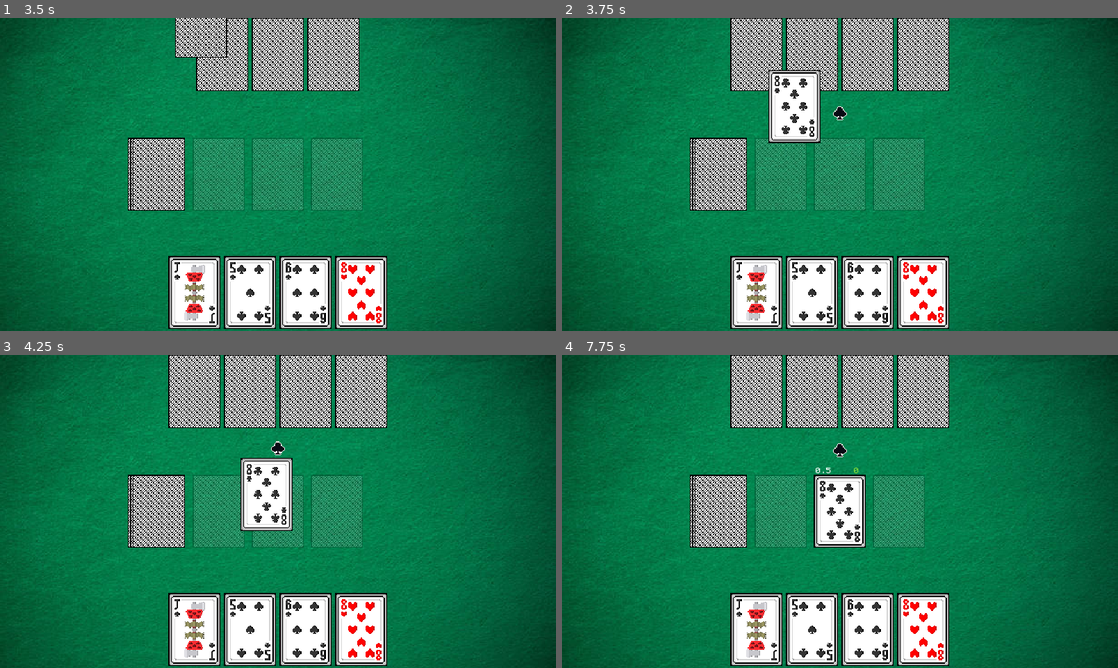
Above: before the commit, frames 1-4 (two rows, left to right).
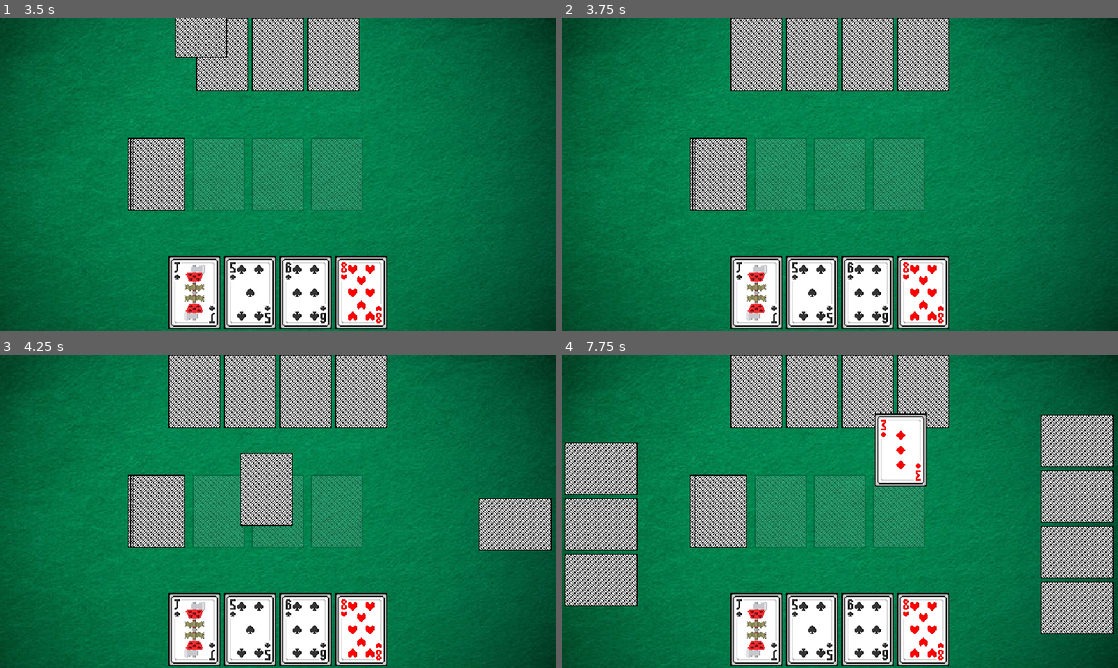
Above: after the commit, the same moments.

Repository: BananaHolograma/Veneno
Game: Godot game, scene res://scenes/playing_cards_table/playing_cards_table.tscn
The game is run twice, just before and just after one commit, with the same random seed, the same clock (stepped at 60 frames per second) and the same inputs. The project has no main scene, so this scene is started directly.
Inputs:
- Up to frame 1 (3.5 s): no input
- Up to frame 2 (3.75 s): no input
- Up to frame 3 (4.25 s): no input
- Up to frame 4 (7.75 s): tap Enter at 5.75 s

Frame 1 is identical in both runs. In frame 2, 2.1% of the frame differs, in the area x 37-52%, y 16-40%; in frame 3, 3.8%; in frame 4, 20%, in the area x 0-100%, y 18-90%.

Commit message:
decision tree for AI now works in all possible basic scenarios

Diff:
--- a/scenes/player/player.gd
+++ b/scenes/player/player.gd
@@ -99,6 +99,10 @@
 		func(pile: PileSlot): return {"pile": pile, "cards_to_drop": decision_tree["normal_cards"].filter(func(card: PlayingCard): return not card.suit in decision_tree["allowed_suits_to_drop_cards"])}
 	)
 
+	if _empty_piles_are_available(decision_tree) and _piles_with_suit_are_available(decision_tree):
+		for pile_with_suit in decision_tree["piles_with_suit"].values():
+			pile_with_suit["cards_to_drop"] = pile_with_suit["cards_to_drop"].filter(func(card: PlayingCard): return not card in decision_tree["empty_piles"][0]["cards_to_drop"])
+
 	return decision_tree
 
 
--- a/scenes/playing_cards_table/playing_cards_table.gd
+++ b/scenes/playing_cards_table/playing_cards_table.gd
@@ -29,8 +29,8 @@
 		"players": [
 		{"username": "ghost", "human": true},
 		 {"username": "robot", "human": false},
-#		{"username": "robot2", "human": false},
-#		{"username": "robot3", "human": false},
+		{"username": "robot2", "human": false},
+		{"username": "robot3", "human": false},
 	] as Array[Dictionary],
 		"poison_suit": "hearts",
 		"rounds": 2
